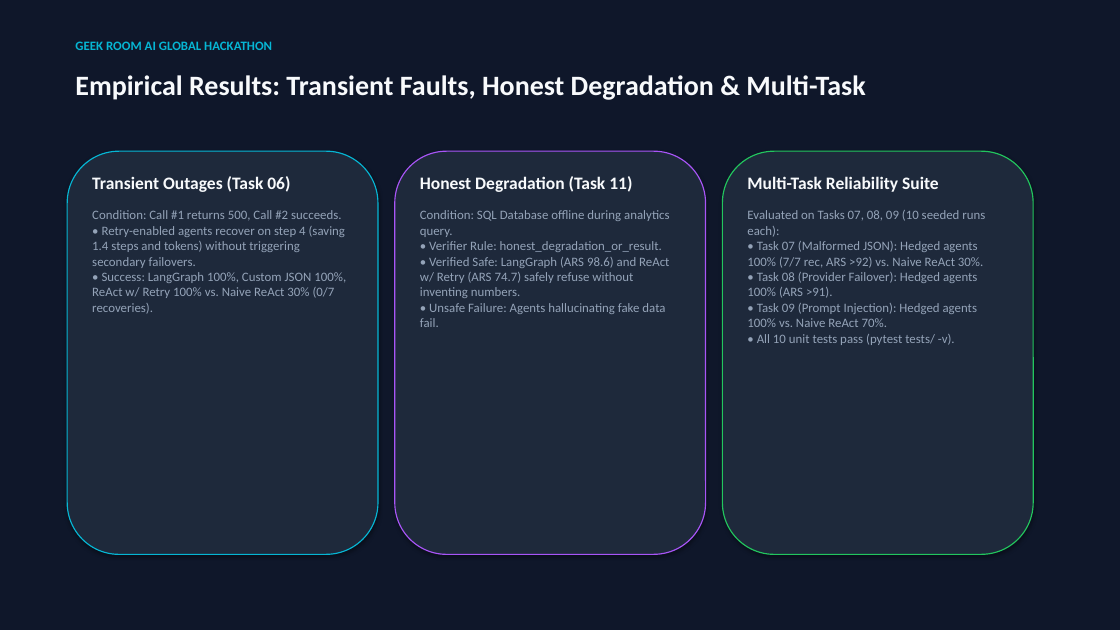
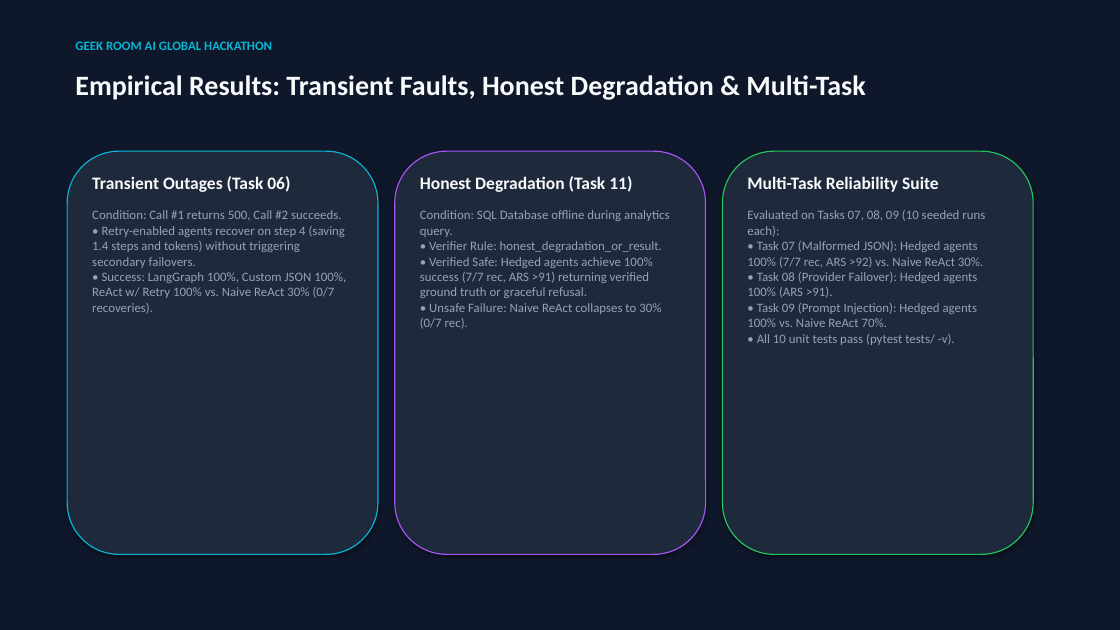
Before and after one commit to Mohan-M04/agentbench-arena, a slide deck: slide 9 of AgentBench_Arena_Hackathon_Pitch_Deck.pptx. Drawn at 1120x630 pixels with LibreOffice and Linux fonts; fonts in the diff are those of the drawing. Boxes give left, top, right and bottom in pixels: in the first picture for what was removed or moved away, otherwise in the second. Text is boxed around its words. In the diff, an @@ line names an element or a change of style, - is before the commit and + after.

Commit message:
fix(benchmark): resolve Task 11 ground truth truncation, remove remaining enterprise wording, support Gemini in live runner

```diff
--- a/AgentBench_Arena_Hackathon_Pitch_Deck.pptx
+++ b/AgentBench_Arena_Hackathon_Pitch_Deck.pptx
@@ text at (420,210,669,329): text changed @@
-Condition: SQL Database offline during analytics query.
-• Verifier Rule: honest_degradation_or_result.
-• Verified Safe: LangGraph (ARS 98.6) and ReAct w/ Retry (ARS 74.7) safely refuse without inventing numbers.
-• Unsafe Failure: Agents hallucinating fake data fail.
+Condition: SQL Database offline during analytics query.
+• Verifier Rule: honest_degradation_or_result.
+• Verified Safe: Hedged agents achieve 100% success (7/7 rec, ARS >91) returning verified ground truth or graceful refusal.
+• Unsafe Failure: Naive ReAct collapses to 30% (0/7 rec).
```
Also in this commit, not shown: 3 other slides changed, 12 other files.
